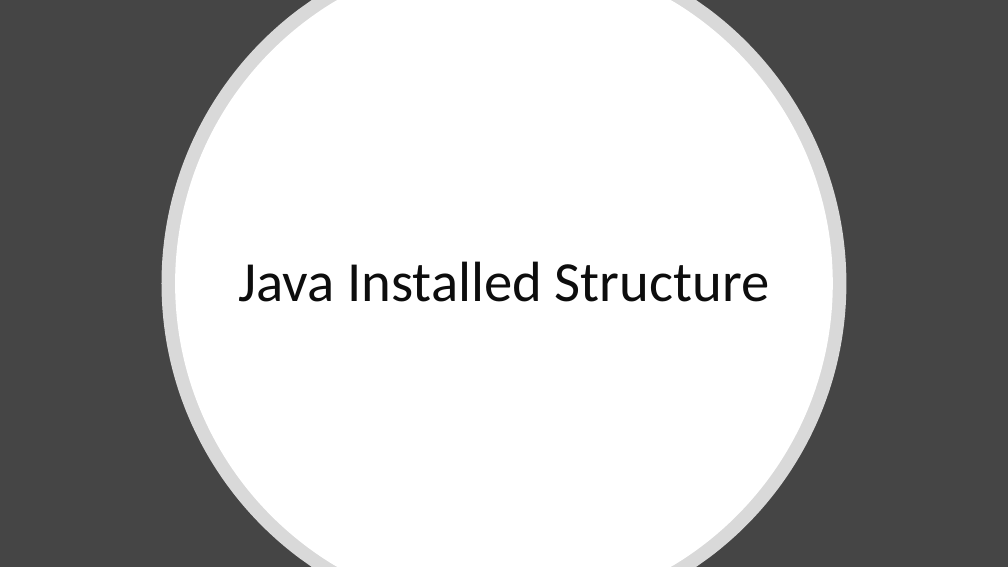
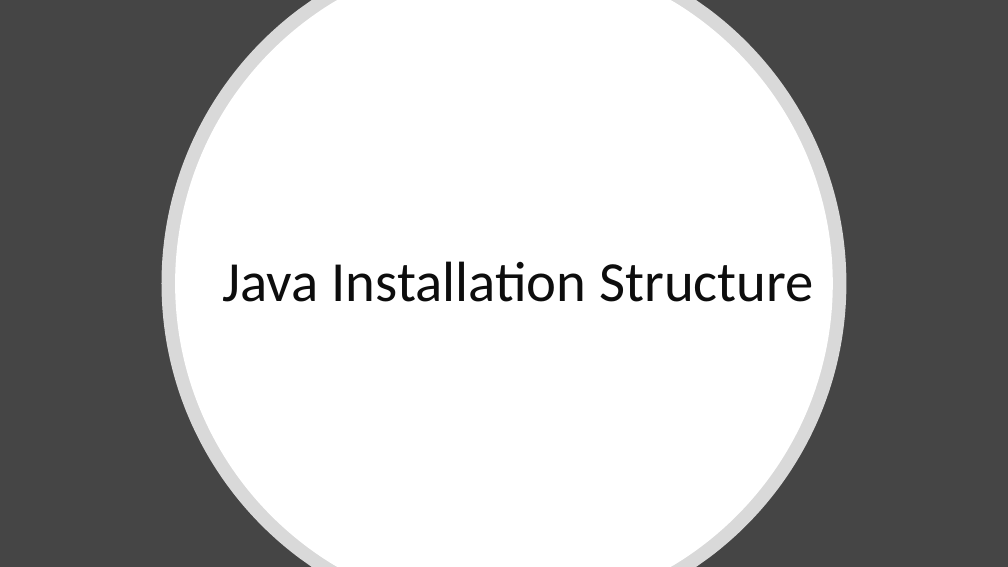
Before and after one commit to adithyavarkuri/Videos, a slide deck: slide 1 of 2.JVM JDK JRE/JDK JVM JRE.pptx. Drawn at 1008x567 pixels with LibreOffice and Linux fonts; fonts in the diff are those of the drawing. Boxes give left, top, right and bottom in pixels: in the first picture for what was removed or moved away, otherwise in the second. Text is boxed around its words. In the diff, an @@ line names an element or a change of style, - is before the commit and + after.

```diff
--- a/2.JVM JDK JRE/JDK JVM JRE.pptx
+++ b/2.JVM JDK JRE/JDK JVM JRE.pptx
@@ title at (x1=223, y1=261, x2=813, y2=302): text changed @@
-Java Installed Structure
+Java Installation Structure
```
Also in this commit, not shown: 4 other slides changed, 4 slides added, 2 other files.
